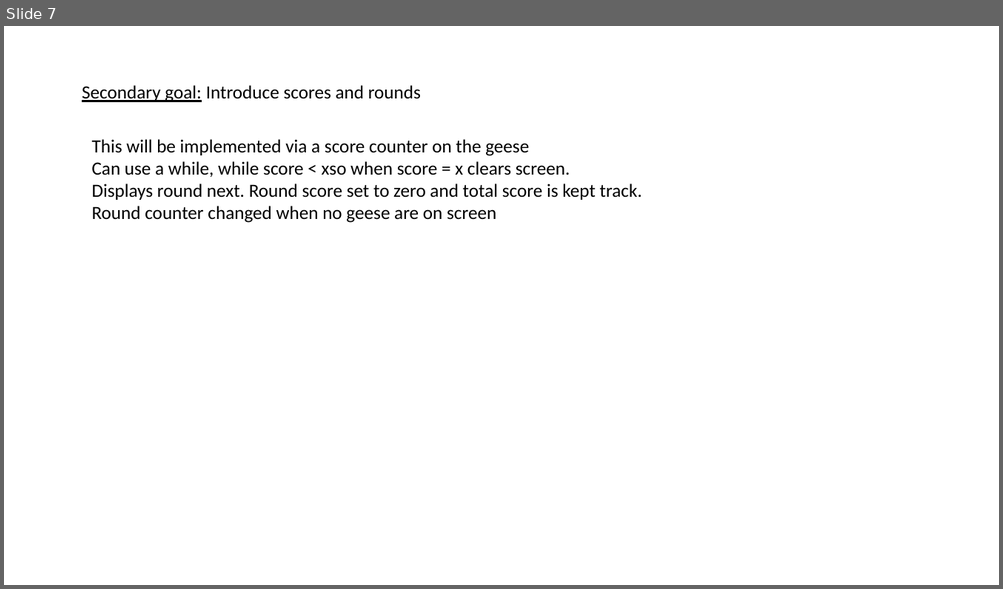
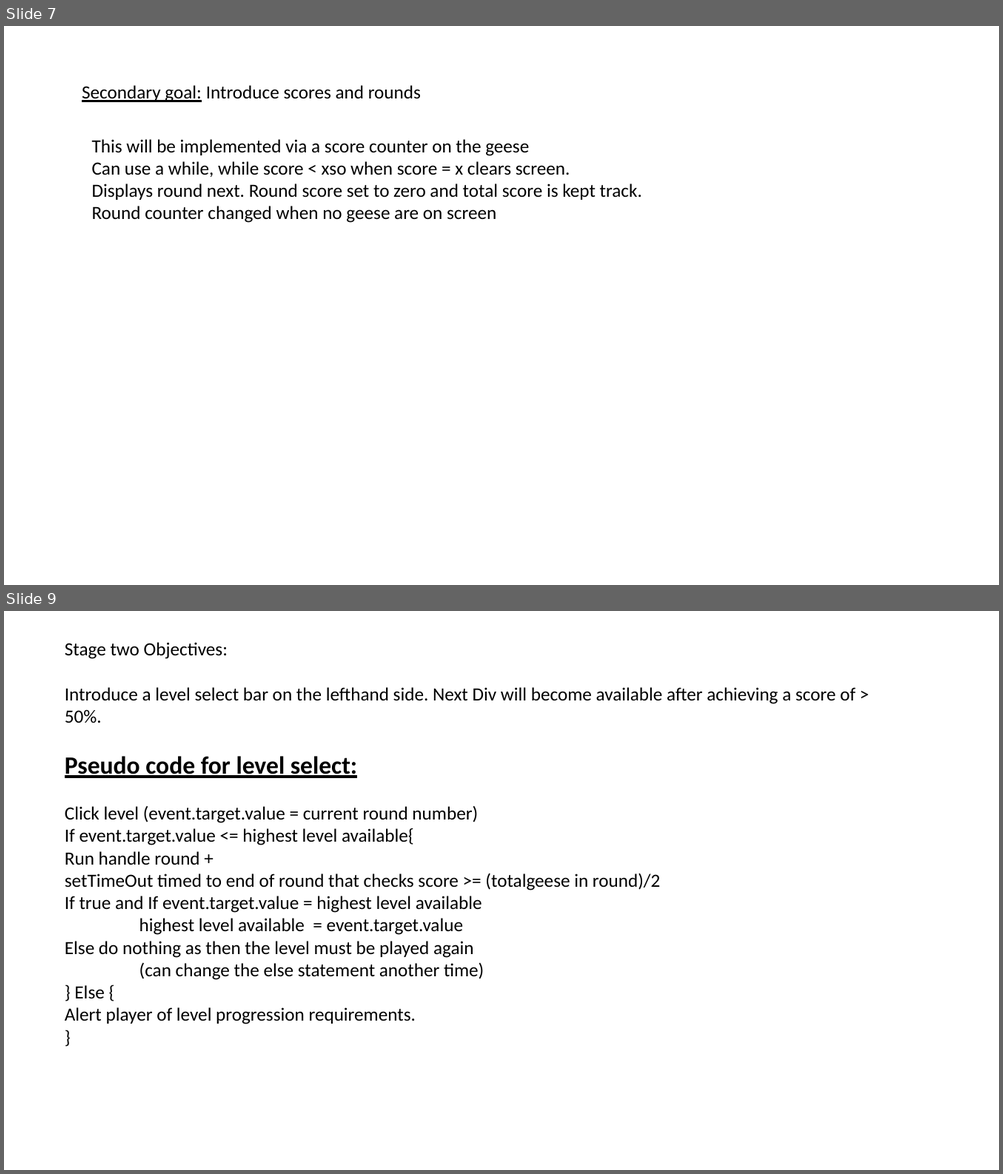
Before and after one commit to TristanPere/Goose-Feed-Game, a slide deck: Goose-Feed-Game.pptx. Shown one above the other, each under a label of ours: slide 7 before the commit, slides 7 and 9 after it; the slides between them are not shown. The pictures are 1003x589 and 1003x1174 pixels, drawn with LibreOffice and Linux fonts; fonts in the diff are those of the drawing. Boxes give left, top, right and bottom in pixels: in the first picture for what was removed or moved away, otherwise in the second. Text is boxed around its words. In the diff, an @@ line names an element or a change of style, - is before the commit and + after.

Commit message:
Psuedo code for level select updated

```diff
--- a/Goose-Feed-Game.pptx
+++ b/Goose-Feed-Game.pptx
@@ slide 9 added at [4,611,999,1170], background #FFFFFF @@
@@ text added at [65,642,855,1025], 18 pt, text #000000 @@
+Stage two Objectives:
+Introduce a level select bar on the lefthand side. Next Div will become available after achieving a score of > 50%.
+Pseudo code for level select:
+Click level (event.target.value = current round number)
+If event.target.value <= highest level available{
+Run handle round +
+setTimeOut timed to end of round that checks score >= (totalgeese in round)/2
+If true and If event.target.value = highest level available
+highest level available = event.target.value
+Else do nothing as then the level must be played again
+(can change the else statement another time)
+} Else {
+Alert player of level progression requirements.
+}
```
Also in this commit, not shown: 3 slides changed, 2 other slides added.
